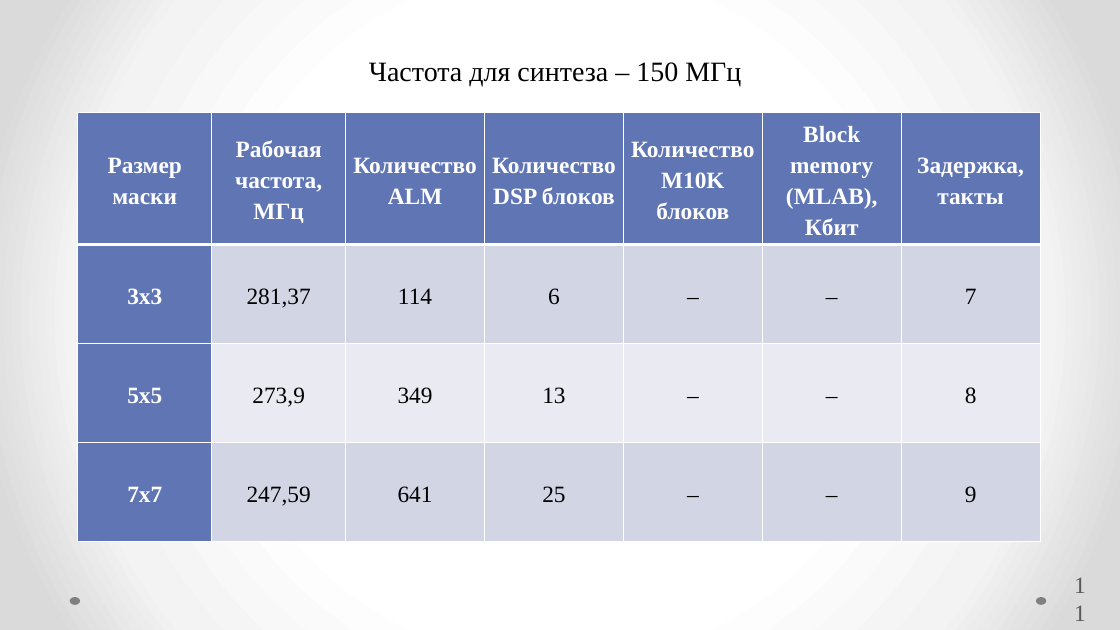
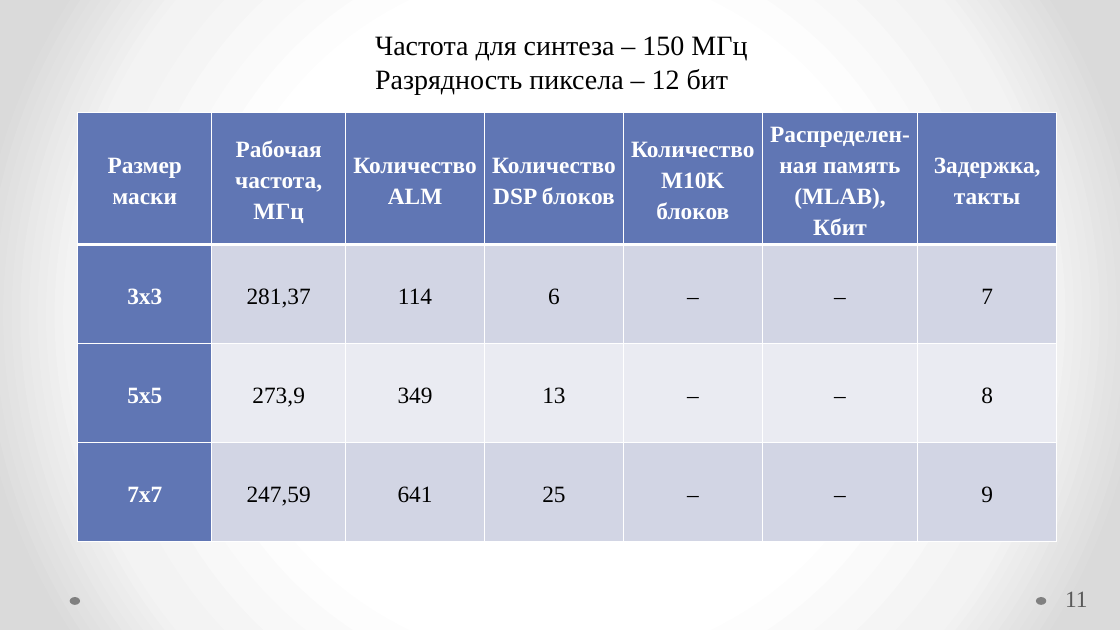
Before and after one commit to Radiophantom/master_yoda, a slide deck: slide 11 of VKR.pptx. Drawn at 1120x630 pixels with LibreOffice and Linux fonts; fonts in the diff are those of the drawing. Boxes give left, top, right and bottom in pixels: in the first picture for what was removed or moved away, otherwise in the second. Text is boxed around its words. In the diff, an @@ line names an element or a change of style, - is before the commit and + after.

```diff
--- a/VKR.pptx
+++ b/VKR.pptx
@@ text "Частота для синтеза – 150 ...": place and size @@
-text "Частота для синтеза – 150 ..." at (369, 62, 741, 86)
+text "Частота для синтеза – 150 ..." at (375, 36, 747, 94)
@@ text at (375, 69, 728, 94): paragraph added @@
+Разрядность пиксела – 12 бит
@@ table at (78, 112, 1055, 544) @@
-row 1, column 6: Block memory / (MLAB), / Кбит
+row 1, column 6: Распределен-ная память / (MLAB), / Кбит
@@ table: place and size @@
-table at (78, 112, 1038, 544)
+table at (78, 112, 1055, 544)
@@ page number rewrapped from (1072, 581, 1091, 615) to (1065, 591, 1087, 607) @@
```
Also in this commit, not shown: 15 other slides changed, 1 slide added, 2 slides removed.
